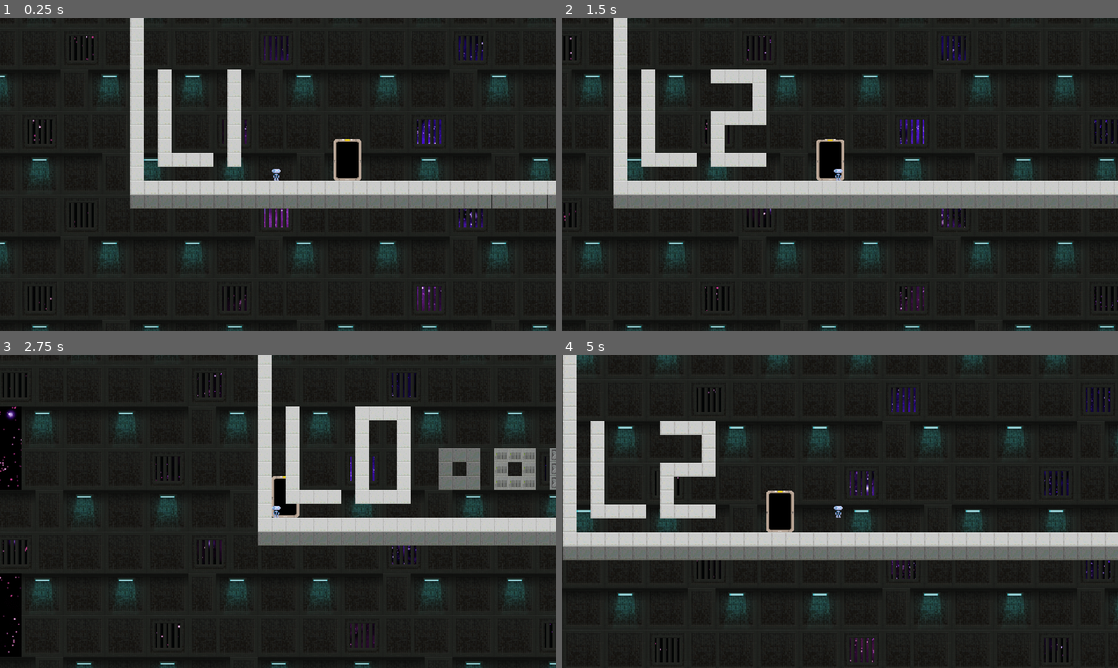
Above: before the commit, frames 1-4 (two rows, left to right).
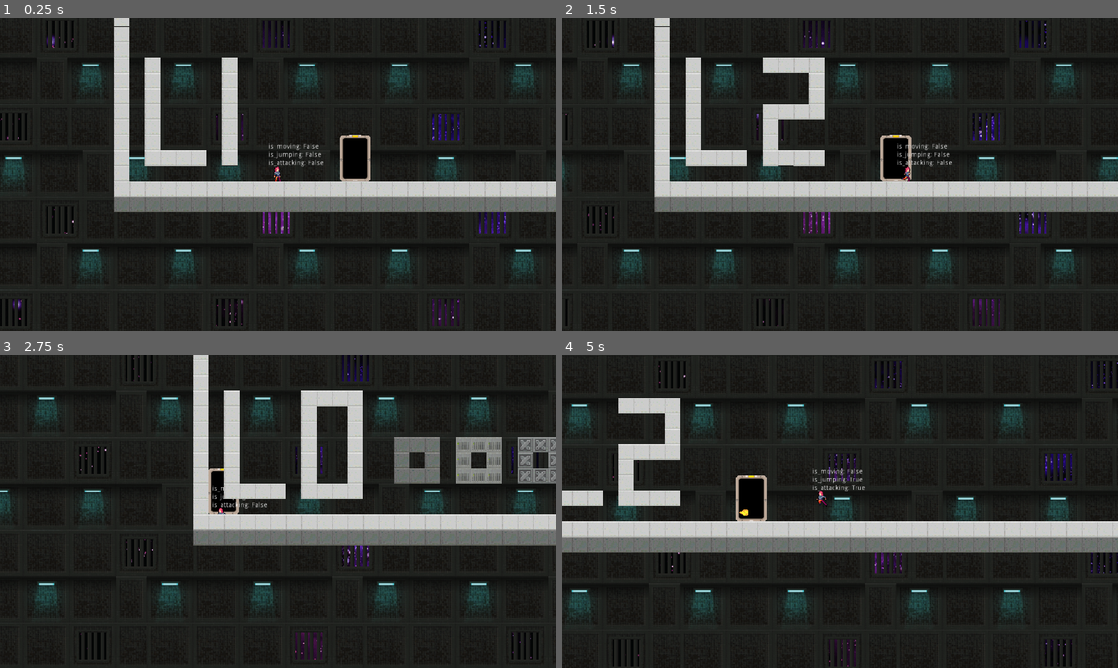
Above: after the commit, the same moments.

Repository: KateNol/StartProjektSemester1
Game: Godot game, scene res://src/Scenes/Game.tscn
The game is run twice, just before and just after one commit, with the same random seed, the same clock (stepped at 60 frames per second) and the same inputs.
Inputs:
- Up to frame 1 (0.25 s): no input
- Up to frame 2 (1.5 s): tap Enter (attack, bound only after the commit) at 0.5, 0.6 s; hold D (move_right) from 0.53 s (still down); tap W (jump) at 0.77, 0.8, 1.07, 1.35 s
- Up to frame 3 (2.75 s): tap W (jump) at 1.52, 1.82, 2.3 s; tap Enter (attack, bound only after the commit) at 1.55, 2.1 s; release D (move_right) at 2.03 s; hold A (move_left) from 2.03 s (still down)
- Up to frame 4 (5 s): release A (move_left) at 2.78 s; hold D (move_right) 2.78-4.28 s; tap Enter (attack, bound only after the commit) at 2.85, 4.35 s; tap W (jump) at 3.02, 3.32, 3.6, 3.77, 4.07, 4.52, 4.82 s; hold A (move_left) from 4.28 s (still down)

The runs differ from the first frame. In frame 1, 15% of the frame differs, in the area x 0-100%, y 0-100%; in frame 2, 19%; in frame 3, 23%; in frame 4, 23%.

Commit message:
merged player into gamedesign

Diff:
--- a/project.godot
+++ b/project.godot
@@ -63,6 +63,11 @@
 "events": [ Object(InputEventKey,"resource_local_to_scene":false,"resource_name":"","device":0,"alt":false,"shift":false,"control":false,"meta":false,"command":false,"pressed":false,"scancode":80,"unicode":0,"echo":false,"script":null)
  ]
 }
+attack={
+"deadzone": 0.5,
+"events": [ Object(InputEventKey,"resource_local_to_scene":false,"resource_name":"","device":0,"alt":false,"shift":false,"control":false,"meta":false,"command":false,"pressed":false,"scancode":16777221,"unicode":0,"echo":false,"script":null)
+ ]
+}
 
 [physics]
 
--- a/src/Actors/Player.gd
+++ /dev/null
@@ -1,99 +0,0 @@
-extends KinematicBody2D
-
-var direction : Vector2
-var velocity : Vector2
-
-# speeds in pixels / time
-var move_speed : int = 32*6/.8
-var jump_speed : int = -640
-var gravity : int = 1600
-
-# keep these values between 0-1
-var friction : float = 0.25
-var acceleration : float = 0.4
-
-var jump_edge_tolerance : float = .1
-var time_since_last_grounded : float
-
-var jump_fall_tolerance : float = .2
-var time_since_last_jump_input : float
-var time_since_last_air_jump : float
-
-var terminate_jump : bool
-
-var double_jump : bool
-
-
-func input_process(delta):
-	direction = Vector2()
-	terminate_jump = false
-
-	if Input.is_action_pressed("move_left"):
-		direction.x = -1
-	if Input.is_action_pressed("move_right"):
-		direction.x = 1
-	if Input.is_action_just_pressed("jump"):
-		direction.y = -1
-		time_since_last_jump_input = 0
-	if Input.is_action_just_released("jump"):
-		terminate_jump = true
-	if direction.y != -1:
-		time_since_last_jump_input += delta
-
-func _ready():
-	velocity = Vector2()
-	print("ready")
-
-func _process(delta):
-	pass
-
-func _physics_process(delta):
-	input_process(delta)
-
-	# velocity.x = direction.x * move_speed
-	if direction.x != 0:
-		velocity.x = lerp(velocity.x, direction.x * move_speed, acceleration)
-	else:
-		velocity.x = lerp(velocity.x, 0, friction)
-
-
-	velocity.y += gravity * delta
-
-	time_since_last_grounded += delta
-	time_since_last_air_jump += delta
-
-
-	# jump, normal
-	if direction.y == -1 and is_on_floor():
-		print("normal")
-		velocity.y = jump_speed
-		direction.y = 0
-	if is_on_floor():
-		double_jump = false
-		time_since_last_grounded = 0
-		# jump even if jump input was when player was still in air
-		if (time_since_last_jump_input < jump_fall_tolerance) and (time_since_last_air_jump > 1):
-			print("air-jump")
-			velocity.y = jump_speed
-			direction.y = 0
-			time_since_last_air_jump = 0
-	# jump even if player is not on floor
-	if direction.y == -1 and time_since_last_grounded < jump_edge_tolerance and not is_on_floor():
-		print("edge-jump with tolerance time: ", str(time_since_last_grounded))
-		velocity.y = jump_speed
-		direction.y = 0
-	# double jump
-	if direction.y == -1 and not double_jump and not is_on_floor():
-		velocity.y = jump_speed
-		direction.y = 0
-		double_jump = true
-	# terminate jump early
-	if terminate_jump:
-		# 1: velocity reset
-		# if we're still ascending, set reset velocity.
-		# jump only "cancelable" during ascend
-		if velocity.y < 0:
-			velocity.y = 0
-
-
-	velocity = move_and_slide(velocity, Vector2.UP)
--- a/src/Actors/Player.tscn
+++ /dev/null
@@ -1,22 +0,0 @@
-[gd_scene load_steps=4 format=2]
-
-[ext_resource path="res://src/Assets/actors/godot_robot.png" type="Texture" id=1]
-[ext_resource path="res://src/Actors/Player.gd" type="Script" id=2]
-
-
-
-[sub_resource type="RectangleShape2D" id=1]
-extents = Vector2( 10, 13.4553 )
-
-[node name="KinematicBody2D" type="KinematicBody2D"]
-script = ExtResource( 2 )
-
-[node name="Sprite" type="Sprite" parent="."]
-texture = ExtResource( 1 )
-hframes = 16
-vframes = 2
-frame = 16
-
-[node name="CollisionShape2D" type="CollisionShape2D" parent="."]
-position = Vector2( -3.92648, 0.702332 )
-shape = SubResource( 1 )
--- /dev/null
+++ b/src/Actors/Player/FireBall.gd
@@ -0,0 +1,22 @@
+extends KinematicBody2D
+
+
+const move_speed : int = 500
+var direction : Vector2
+
+
+func _ready():
+	pass
+
+func _process(delta):
+	pass
+
+func _physics_process(delta):
+	var collision = move_and_collide(direction*move_speed*delta)
+	pass
+	#if(collision != null):
+	#	#print("I collided with ", collision.collider.name)
+	#	if(collision.collider.has_method("on_stomp")):
+	#		#print("killing enemy")
+	#		collision.collider.on_stomp()
+	#	queue_free()
--- /dev/null
+++ b/src/Actors/Player/FireBall.tscn
@@ -0,0 +1,21 @@
+[gd_scene load_steps=4 format=2]
+
+[ext_resource path="res://src/actors/Player/FireBall.gd" type="Script" id=1]
+[ext_resource path="res://assets/actors/Enemy1/dead/enemy-death-1.png" type="Texture" id=2]
+
+[sub_resource type="RectangleShape2D" id=1]
+extents = Vector2( 10, 6.98952 )
+
+[node name="KinematicBody2D" type="KinematicBody2D"]
+collision_layer = 4
+collision_mask = 16
+script = ExtResource( 1 )
+
+[node name="Sprite" type="Sprite" parent="."]
+position = Vector2( -12, -2.22127e-06 )
+rotation = -1.57079
+texture = ExtResource( 2 )
+
+[node name="CollisionShape2D" type="CollisionShape2D" parent="."]
+position = Vector2( 0, -2.27374e-13 )
+shape = SubResource( 1 )
--- /dev/null
+++ b/src/Actors/Player/Player.gd
@@ -0,0 +1,202 @@
+extends KinematicBody2D
+const FireBall = preload("res://src/actors/Player/FireBall.tscn")
+
+
+""" SECTION VARIABLE DEFINITIONS """
+
+enum ANIMATION_STATES { IDLE, RUN, HURT, JUMP, DEATH, ATTACK }
+var animation_state  = ANIMATION_STATES.IDLE
+
+var is_jumping : bool
+var is_attacking : bool
+var is_moving : bool
+
+var hitpoints : int
+var is_alive : bool
+var is_stompable : bool = false
+
+var direction : Vector2
+var velocity : Vector2
+var last_look_direction : Vector2
+
+# speeds in pixels / time
+const move_speed : float = 32*6/.8
+const jump_speed : int = -640
+const gravity : int = 1600
+
+# keep these values between 0-1
+const friction : float = 0.25
+const acceleration : float = 0.4
+
+const jump_edge_tolerance : float = .1
+var time_since_last_grounded : float
+
+const jump_fall_tolerance : float = .2
+var time_since_last_jump_input : float
+var time_since_last_air_jump : float
+
+var terminate_jump : bool
+var double_jump : bool
+
+var attack : bool = false
+
+const stomp_velocity : int = -300
+
+
+""" SECTION OVERRIDE FUNCTIONS """
+
+func _ready():
+	velocity = Vector2()
+	last_look_direction = Vector2(1, 0)
+
+	hitpoints = 10
+	is_alive = true
+
+	print("ready")
+
+func _process(delta):
+	input_process(delta)
+	attack_process()
+
+	if direction.y != -1:
+		time_since_last_jump_input += delta
+	time_since_last_grounded += delta
+	time_since_last_air_jump += delta
+
+func _physics_process(delta):
+	jump_process()
+
+	# update horizontal velocity
+	# horizontal movement linear interpolation
+	# velocity.x = direction.x * move_speed
+	if direction.x != 0:
+		velocity.x = lerp(velocity.x, direction.x * move_speed, acceleration)
+	else:
+		velocity.x = lerp(velocity.x, 0, friction)
+
+	# update vertical velocity
+	velocity.y += gravity * delta
+
+	update_animation()
+
+
+	animation_state = ANIMATION_STATES.IDLE if direction.x == 0 else ANIMATION_STATES.RUN
+	animation_state = animation_state if is_on_floor() else ANIMATION_STATES.JUMP
+	if attack:
+		animation_state = ANIMATION_STATES.ATTACK
+	is_jumping = false if is_on_floor() else true
+
+	velocity = move_and_slide(velocity, Vector2.UP)
+
+
+""" SECTION CUSTOM FUNCTIONS """
+
+func input_process(delta):
+	direction = Vector2()
+	terminate_jump = false
+	attack = false
+
+	if Input.is_action_pressed("move_left"):
+		direction.x = -1
+		last_look_direction.x = -1
+		#$AnimatedSprite.flip_h = true
+		#$AnimatedSprite.offset.x = -20
+	if Input.is_action_pressed("move_right"):
+		direction.x = 1
+		last_look_direction.x = 1
+		#$AnimatedSprite.flip_h = false
+		#$AnimatedSprite.offset.x = 0
+	if Input.is_action_just_pressed("jump"):
+		direction.y = -1
+	if Input.is_action_just_released("jump"):
+		terminate_jump = true
+	if Input.is_action_just_pressed("attack"):
+		attack = true
+
+	if direction.length() == 0:
+		last_look_direction.y = 0
+
+func jump_process():
+	# jump, normal
+	if direction.y == -1 and is_on_floor():
+		print("normal")
+		velocity.y = jump_speed
+		direction.y = 0
+	elif is_on_floor():
+		double_jump = false
+		time_since_last_grounded = 0
+		# jump even if jump input was when player was still in air
+		if (time_since_last_jump_input < jump_fall_tolerance) and (time_since_last_air_jump > 1):
+			print("air-jump")
+			velocity.y = jump_speed
+			direction.y = 0
+			time_since_last_air_jump = 0
+	# jump even if player is not on floor
+	elif direction.y == -1 and time_since_last_grounded < jump_edge_tolerance and not is_on_floor():
+		print("edge-jump with tolerance time: ", str(time_since_last_grounded))
+		velocity.y = jump_speed
+		direction.y = 0
+	# double jump
+	elif direction.y == -1 and not double_jump and not is_on_floor():
+		print("double-jump")
+		velocity.y = jump_speed
+		direction.y = 0
+		double_jump = true
+	# terminate jump early
+	elif terminate_jump:
+		# 1: velocity reset
+		# if we're still ascending, set reset velocity.
+		# jump only "cancelable" during ascend
+		if velocity.y < 0:
+			velocity.y = 0
+
+func attack_process():
+	if attack:
+		var b = FireBall.instance()
+		b.position = self.position
+		b.direction = self.last_look_direction
+		b.add_to_group("PlayerWeapon")
+		get_tree().current_scene.add_child(b)
+
+func die():
+	queue_free()
+
+func take_damage(n : int):
+	pass
+
+func on_stomp():
+	pass
+
+func update_animation():
+	match animation_state:
+		ANIMATION_STATES.IDLE:
+			$AnimatedSprite.play("idle")
+		ANIMATION_STATES.RUN:
+			$AnimatedSprite.play("move")
+		ANIMATION_STATES.JUMP:
+			$AnimatedSprite.play("jump")
+		ANIMATION_STATES.ATTACK:
+			print("animation attack")
+			is_attacking = true
+			$AnimatedSprite.play("attack1")
+
+	if direction.x == -1:
+		$AnimatedSprite.flip_h = true
+		$AnimatedSprite.offset.x = -20
+	if direction.x == 1:
+		$AnimatedSprite.flip_h = false
+		$AnimatedSprite.offset.x = 0
+
+	$Camera2D/InfoLabel.text = "is_moving: " + str(is_moving) + "\nis_jumping: " + str(is_jumping) + "\nis_attacking: " + str(is_attacking)
+
+
+
+""" SECTION SIGNAL FUNCTIONS """
+
+func _on_EnemyDetector_body_entered(body):
+	print(body.name, " entered player body")
+	# die()
+
+func _on_StompDetector_area_entered(area):
+	print("stomping ", area.name)
+	# velocity.y = stomp_velocity
--- /dev/null
+++ b/src/Actors/Player/Player.tscn
@@ -0,0 +1,210 @@
+[gd_scene load_steps=33 format=2]
+
+[ext_resource path="res://assets/actors/godot_robot.png" type="Texture" id=1]
+[ext_resource path="res://src/actors/Player/Player.gd" type="Script" id=2]
+[ext_resource path="res://assets/actors/Player/player_run.png" type="Texture" id=3]
+[ext_resource path="res://assets/actors/Player/player_idle.png" type="Texture" id=4]
+[ext_resource path="res://assets/actors/Player/player_jump.png" type="Texture" id=5]
+[ext_resource path="res://assets/actors/Player/player_attack3.png" type="Texture" id=6]
+
+[sub_resource type="AtlasTexture" id=1]
+flags = 4
+atlas = ExtResource( 4 )
+region = Rect2( 0, 0, 48, 48 )
+
+[sub_resource type="AtlasTexture" id=2]
+flags = 4
+atlas = ExtResource( 4 )
+region = Rect2( 48, 0, 48, 48 )
+
+[sub_resource type="AtlasTexture" id=3]
+flags = 4
+atlas = ExtResource( 4 )
+region = Rect2( 96, 0, 48, 48 )
+
+[sub_resource type="AtlasTexture" id=4]
+flags = 4
+atlas = ExtResource( 4 )
+region = Rect2( 144, 0, 48, 48 )
+
+[sub_resource type="AtlasTexture" id=5]
+flags = 4
+atlas = ExtResource( 3 )
+region = Rect2( 0, 0, 48, 48 )
+
+[sub_resource type="AtlasTexture" id=6]
+flags = 4
+atlas = ExtResource( 3 )
+region = Rect2( 48, 0, 48, 48 )
+
+[sub_resource type="AtlasTexture" id=7]
+flags = 4
+atlas = ExtResource( 3 )
+region = Rect2( 96, 0, 48, 48 )
+
+[sub_resource type="AtlasTexture" id=8]
+flags = 4
+atlas = ExtResource( 3 )
+region = Rect2( 144, 0, 48, 48 )
+
+[sub_resource type="AtlasTexture" id=9]
+flags = 4
+atlas = ExtResource( 3 )
+region = Rect2( 192, 0, 48, 48 )
+
+[sub_resource type="AtlasTexture" id=10]
+flags = 4
+atlas = ExtResource( 3 )
+region = Rect2( 240, 0, 48, 48 )
+
+[sub_resource type="AtlasTexture" id=11]
+flags = 4
+atlas = ExtResource( 5 )
+region = Rect2( 0, 0, 48, 48 )
+
+[sub_resource type="AtlasTexture" id=12]
+flags = 4
+atlas = ExtResource( 5 )
+region = Rect2( 48, 0, 48, 48 )
+
+[sub_resource type="AtlasTexture" id=13]
+flags = 4
+atlas = ExtResource( 5 )
+region = Rect2( 96, 0, 48, 48 )
+
+[sub_resource type="AtlasTexture" id=14]
+flags = 4
+atlas = ExtResource( 5 )
+region = Rect2( 144, 0, 48, 48 )
+
+[sub_resource type="AtlasTexture" id=19]
+flags = 4
+atlas = ExtResource( 6 )
+region = Rect2( 0, 0, 48, 48 )
+
+[sub_resource type="AtlasTexture" id=20]
+flags = 4
+atlas = ExtResource( 6 )
+region = Rect2( 48, 0, 48, 48 )
+
+[sub_resource type="AtlasTexture" id=21]
+flags = 4
+atlas = ExtResource( 6 )
+region = Rect2( 96, 0, 48, 48 )
+
+[sub_resource type="AtlasTexture" id=22]
+flags = 4
+atlas = ExtResource( 6 )
+region = Rect2( 144, 0, 48, 48 )
+
+[sub_resource type="AtlasTexture" id=23]
+flags = 4
+atlas = ExtResource( 6 )
+region = Rect2( 192, 0, 48, 48 )
+
+[sub_resource type="AtlasTexture" id=24]
+flags = 4
+atlas = ExtResource( 6 )
+region = Rect2( 240, 0, 48, 48 )
+
+[sub_resource type="AtlasTexture" id=25]
+flags = 4
+atlas = ExtResource( 6 )
+region = Rect2( 288, 0, 48, 48 )
+
+[sub_resource type="AtlasTexture" id=26]
+flags = 4
+atlas = ExtResource( 6 )
+region = Rect2( 336, 0, 48, 48 )
+
+[sub_resource type="SpriteFrames" id=15]
+animations = [ {
+"frames": [ SubResource( 1 ), SubResource( 2 ), SubResource( 3 ), SubResource( 4 ) ],
+"loop": true,
+"name": "idle",
+"speed": 5.0
+}, {
+"frames": [ SubResource( 5 ), SubResource( 6 ), SubResource( 7 ), SubResource( 8 ), SubResource( 9 ), SubResource( 10 ) ],
+"loop": true,
+"name": "move",
+"speed": 5.0
+}, {
+"frames": [ SubResource( 11 ), SubResource( 12 ), SubResource( 13 ), SubResource( 14 ) ],
+"loop": true,
+"name": "jump",
+"speed": 2.0
+}, {
+"frames": [ SubResource( 19 ), SubResource( 20 ), SubResource( 21 ), SubResource( 22 ), SubResource( 23 ), SubResource( 24 ), SubResource( 25 ), SubResource( 26 ) ],
+"loop": true,
+"name": "attack1",
+"speed": 15.0
+} ]
+
+[sub_resource type="RectangleShape2D" id=16]
+extents = Vector2( 10, 17.0576 )
+
+[sub_resource type="RectangleShape2D" id=17]
+extents = Vector2( 10.9375, 15.7291 )
+
+[sub_resource type="RectangleShape2D" id=18]
+extents = Vector2( 10.8354, 1.93977 )
+
+[node name="Player" type="KinematicBody2D"]
+position = Vector2( -1.4375, -6.625 )
+collision_layer = 3
+collision_mask = 249
+script = ExtResource( 2 )
+
+[node name="AnimatedSprite" type="AnimatedSprite" parent="."]
+position = Vector2( 10, -3 )
+frames = SubResource( 15 )
+animation = "attack1"
+frame = 2
+playing = true
+
+[node name="Sprite" type="Sprite" parent="."]
+visible = false
+texture = ExtResource( 1 )
+hframes = 16
+vframes = 2
+frame = 16
+
+[node name="Camera2D" type="Camera2D" parent="."]
+current = true
+zoom = Vector2( 0.9, 0.9 )
+limit_smoothed = true
+drag_margin_h_enabled = true
+drag_margin_v_enabled = true
+smoothing_enabled = true
+smoothing_speed = 10.0
+
+[node name="InfoLabel" type="Label" parent="Camera2D"]
+margin_left = -19.9783
+margin_top = -60.3511
+margin_right = 20.0217
+margin_bottom = -46.3511
+__meta__ = {
+"_edit_use_anchors_": false
+}
+
+[node name="CollisionShape2D" type="CollisionShape2D" parent="."]
+position = Vector2( 0, 1.36646 )
+shape = SubResource( 16 )
+
+[node name="EnemyDetector" type="Area2D" parent="."]
+collision_layer = 0
+collision_mask = 2
+
+[node name="CollisionShape2D" type="CollisionShape2D" parent="EnemyDetector"]
+position = Vector2( 0, -0.633541 )
+shape = SubResource( 17 )
+
+[node name="StompDetector" type="Area2D" parent="."]
+
+[node name="CollisionShape2D" type="CollisionShape2D" parent="StompDetector"]
+position = Vector2( 0, 16.5906 )
+shape = SubResource( 18 )
+
+[connection signal="animation_finished" from="AnimatedSprite" to="." method="_on_AnimatedSprite_animation_finished"]
+[connection signal="body_entered" from="EnemyDetector" to="." method="_on_EnemyDetector_body_entered"]
+[connection signal="area_entered" from="StompDetector" to="." method="_on_StompDetector_area_entered"]
--- a/src/Scenes/Levels/Level0.tscn
+++ b/src/Scenes/Levels/Level0.tscn
@@ -2,8 +2,9 @@
 
 [ext_resource path="res://src/Assets/tilesets/png-transparent-nebula-atmosphere-sky-nebula-space-astronomy-space-miscellaneous-purple-texture.png" type="Texture" id=1]
 [ext_resource path="res://src/Assets/tilesets/main_scifi_tileset.png" type="Texture" id=2]
-[ext_resource path="res://src/Actors/Player.tscn" type="PackedScene" id=4]
+[ext_resource path="res://src/Actors/Player/Player.tscn" type="PackedScene" id=4]
 [ext_resource path="res://src/Scenes/Door.tscn" type="PackedScene" id=5]
+
 
 
 [sub_resource type="ConvexPolygonShape2D" id=1]
--- a/src/Scenes/Levels/Level1.tscn
+++ b/src/Scenes/Levels/Level1.tscn
@@ -1,10 +1,9 @@
 [gd_scene load_steps=29 format=2]
 
-[ext_resource path="res://src/Actors/Player.tscn" type="PackedScene" id=1]
+[ext_resource path="res://src/Actors/Player/Player.tscn" type="PackedScene" id=1]
 [ext_resource path="res://src/Assets/tilesets/png-transparent-nebula-atmosphere-sky-nebula-space-astronomy-space-miscellaneous-purple-texture.png" type="Texture" id=2]
 [ext_resource path="res://src/Assets/tilesets/main_scifi_tileset.png" type="Texture" id=3]
 [ext_resource path="res://src/Scenes/Door.tscn" type="PackedScene" id=4]
-
 
 [sub_resource type="ConvexPolygonShape2D" id=1]
 points = PoolVector2Array( 0, 0, 32, 0, 32, 32, 0, 32 )
--- a/src/Scenes/Levels/Level2.tscn
+++ b/src/Scenes/Levels/Level2.tscn
@@ -1,9 +1,10 @@
 [gd_scene load_steps=29 format=2]
 
-[ext_resource path="res://src/Actors/Player.tscn" type="PackedScene" id=1]
+[ext_resource path="res://src/Actors/Player/Player.tscn" type="PackedScene" id=1]
 [ext_resource path="res://src/Assets/tilesets/png-transparent-nebula-atmosphere-sky-nebula-space-astronomy-space-miscellaneous-purple-texture.png" type="Texture" id=2]
 [ext_resource path="res://src/Assets/tilesets/main_scifi_tileset.png" type="Texture" id=3]
 [ext_resource path="res://src/Scenes/Door.tscn" type="PackedScene" id=4]
+
 
 
 [sub_resource type="ConvexPolygonShape2D" id=1]
Binary file added: assets/actors/Enemy1/dead/enemy-death-1.png
Not shown, added: assets/actors/Enemy1/dead/enemy-death-1.png.import
Binary file added: assets/actors/Enemy1/dead/enemy-death-2.png
Not shown, added: assets/actors/Enemy1/dead/enemy-death-2.png.import
Binary file added: assets/actors/Enemy1/dead/enemy-death-3.png
Not shown, added: assets/actors/Enemy1/dead/enemy-death-3.png.import
Binary file added: assets/actors/Enemy1/dead/enemy-death-4.png
Not shown, added: assets/actors/Enemy1/dead/enemy-death-4.png.import
Binary file added: assets/actors/Enemy1/dead/enemy-death-5.png
Not shown, added: assets/actors/Enemy1/dead/enemy-death-5.png.import
Binary file added: assets/actors/Enemy1/spawn/skeleton-rise-1.png
Not shown, added: assets/actors/Enemy1/spawn/skeleton-rise-1.png.import
(and 120 more such lines)
